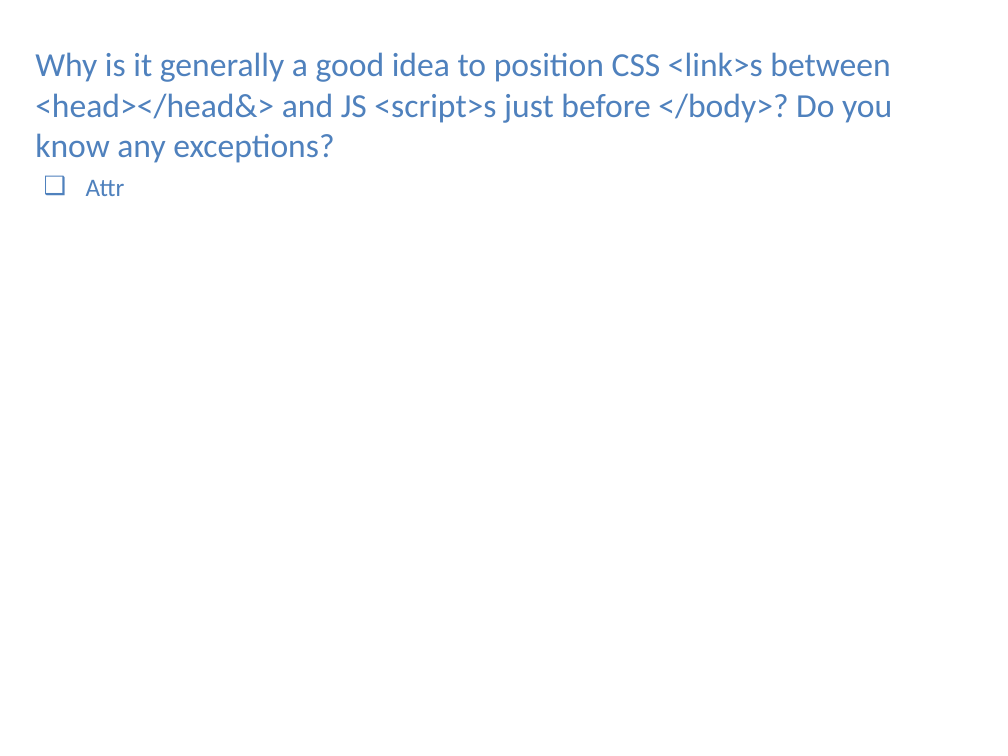
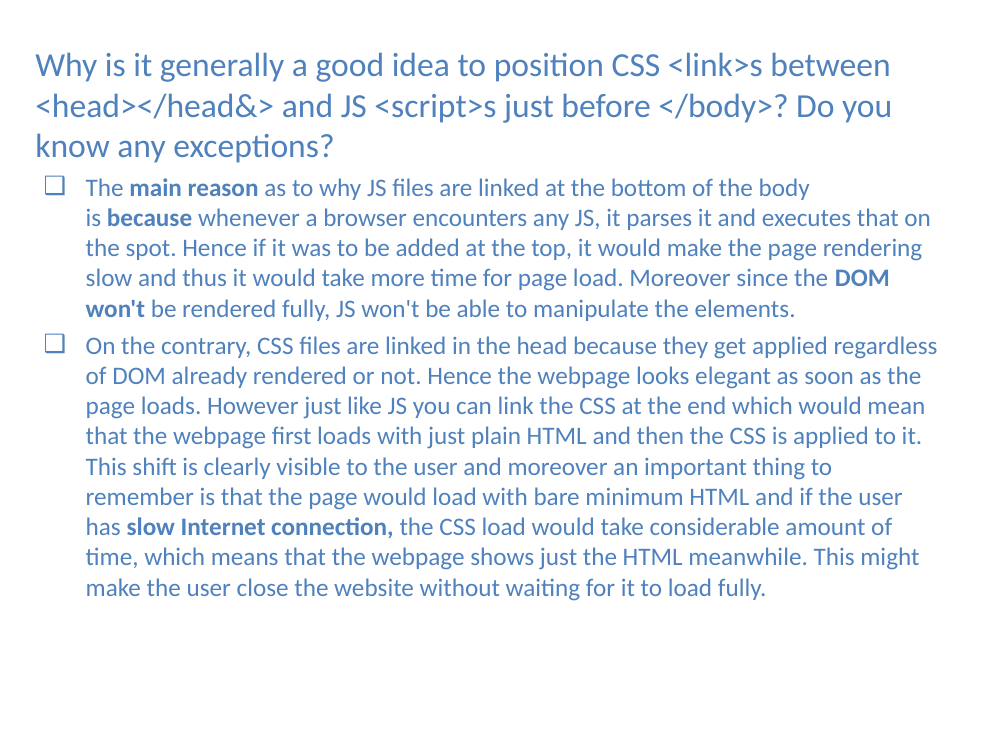
Before and after one commit to vivmehra/interview-questions, a slide deck: slide 12 of html/HTML_Questions.pptx. Drawn at 1008x756 pixels with LibreOffice and Linux fonts; fonts in the diff are those of the drawing. Boxes give left, top, right and bottom in pixels: in the first picture for what was removed or moved away, otherwise in the second. Text is boxed around its words. In the diff, an @@ line names an element or a change of style, - is before the commit and + after.

Commit message:
added 2 questions in html

```diff
--- a/html/HTML_Questions.pptx
+++ b/html/HTML_Questions.pptx
@@ text at bbox=[86, 178, 938, 601]: text changed @@
-❑ Attr
+❑ The main reason as to why JS files are linked at the bottom of the body is because whenever a browser encounters any JS, it parses it and executes that on the spot. Hence if it was to be added at the top, it would make the page rendering slow and thus it would take more time for page load. Moreover since the DOM won't be rendered fully, JS won't be able to manipulate the elements.
+❑ On the contrary, CSS files are linked in the head because they get applied regardless of DOM already rendered or not. Hence the webpage looks elegant as soon as the page loads. However just like JS you can link the CSS at the end which would mean that the webpage first loads with just plain HTML and then the CSS is applied to it. This shift is clearly visible to the user and moreover an important thing to remember is that the page would load with bare minimum HTML and if the user has slow Internet connection, the CSS load would take considerable amount of time, which means that the webpage shows just the HTML meanwhile. This might make the user close the website without waiting for it to load fully.
```
Also in this commit, not shown: 1 other slide changed, 1 slide added, 1 other file.
